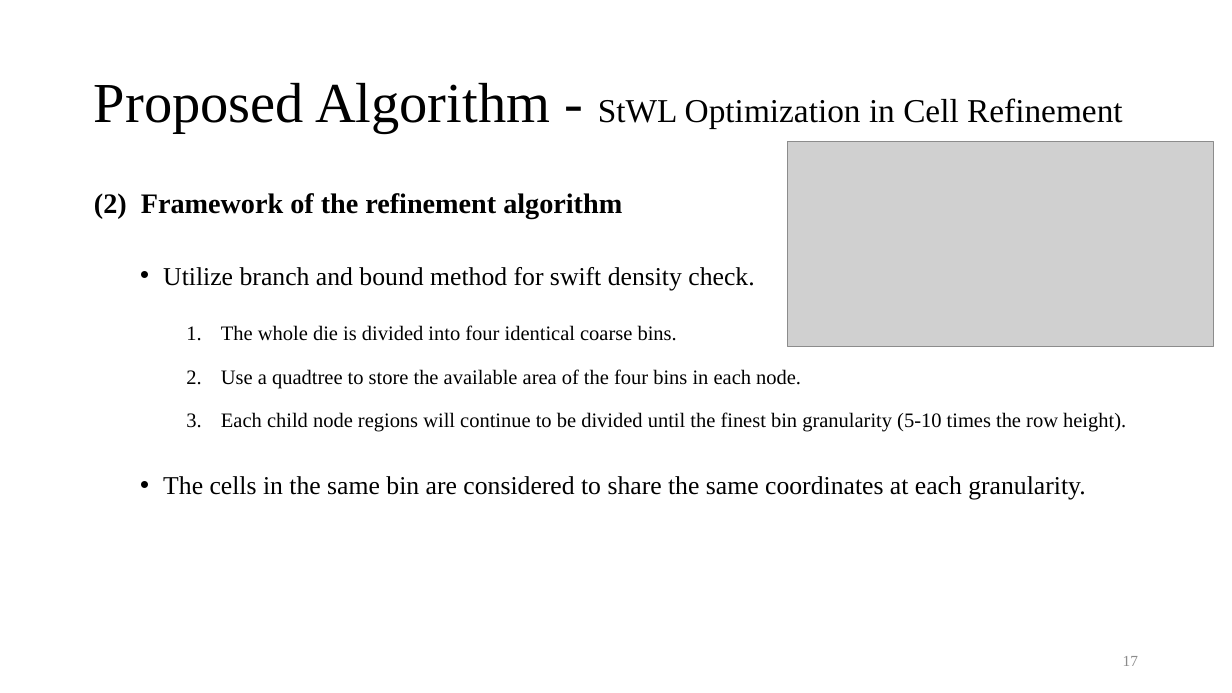
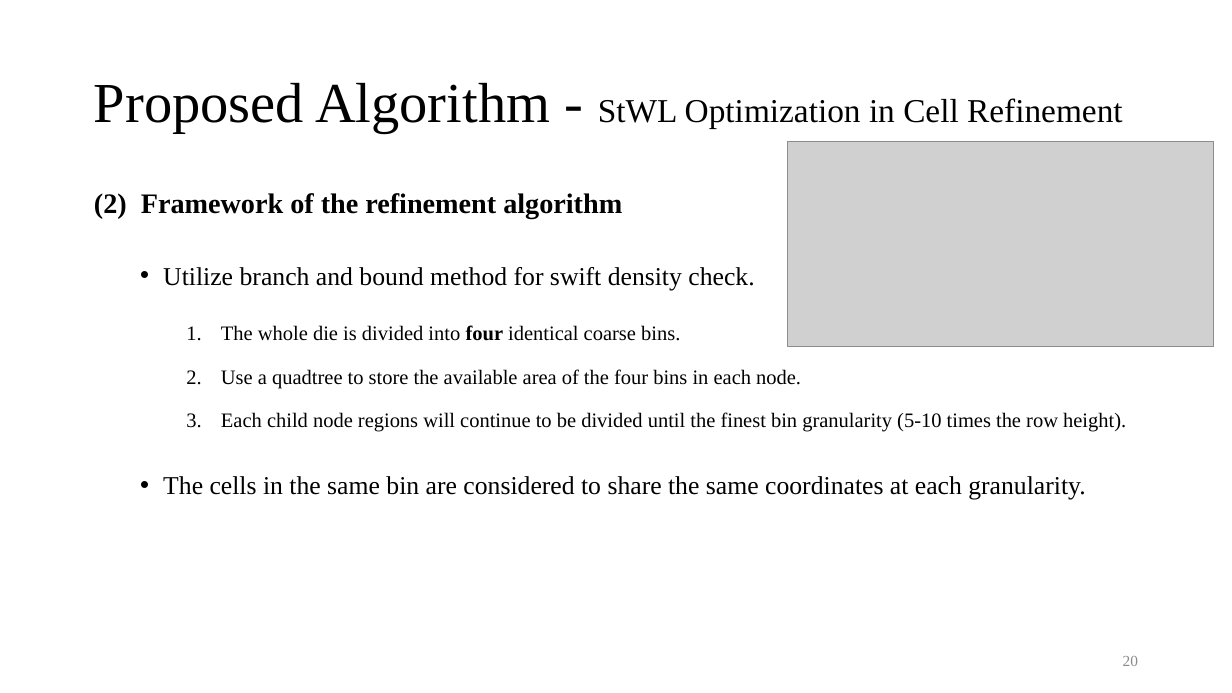
Before and after one commit to Pacific-Feng-Studuies/Studied-Papers, a slide deck: slide 21 of GM/Placement/An Analytical Placement Algorithm with Routing topology Optimization/An Analytical Placement Algorithm with Routing topology Optimization.pptx (slide 18 before the commit). Drawn at 1232x693 pixels with LibreOffice and Linux fonts; fonts in the diff are those of the drawing; grey boxes stand for pictures. Boxes give left, top, right and bottom in pixels: in the first picture for what was removed or moved away, otherwise in the second. Text is boxed around its words. In the diff, an @@ line names an element or a change of style, - is before the commit and + after.

```diff
--- a/GM/Placement/An Analytical Placement Algorithm with Routing topology Optimization/An Analytical Placement Algorithm with Routing topology Optimization.pptx
+++ b/GM/Placement/An Analytical Placement Algorithm with Routing topology Optimization/An Analytical Placement Algorithm with Routing topology Optimization.pptx
@@ text at (221, 325, 680, 341): bold on in "four" @@
@@ page number at (1123, 656, 1138, 666): text changed @@
-17
+20
```
Also in this commit, not shown: 18 other slides changed, 4 slides added, 1 other file.
